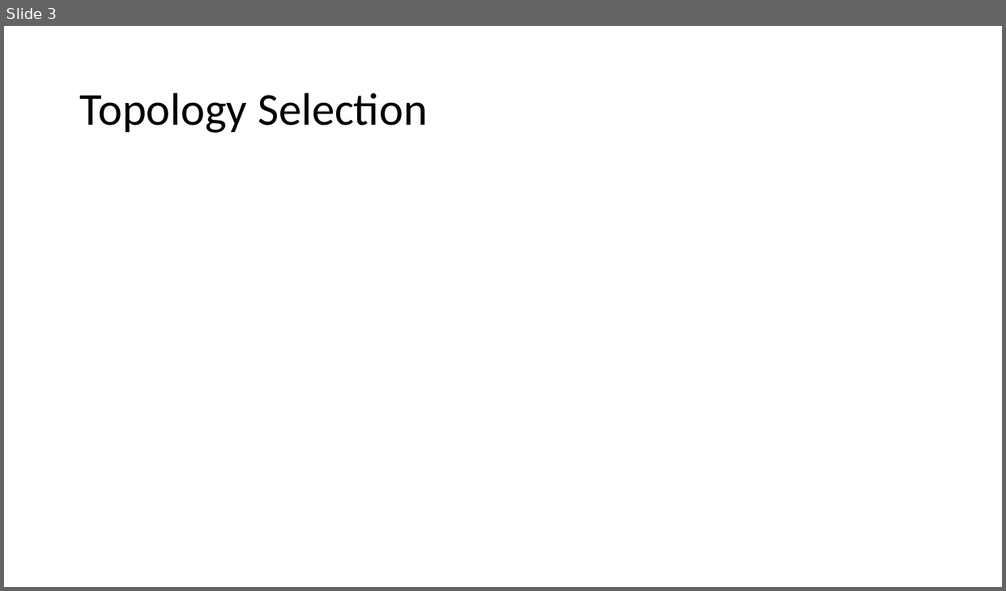
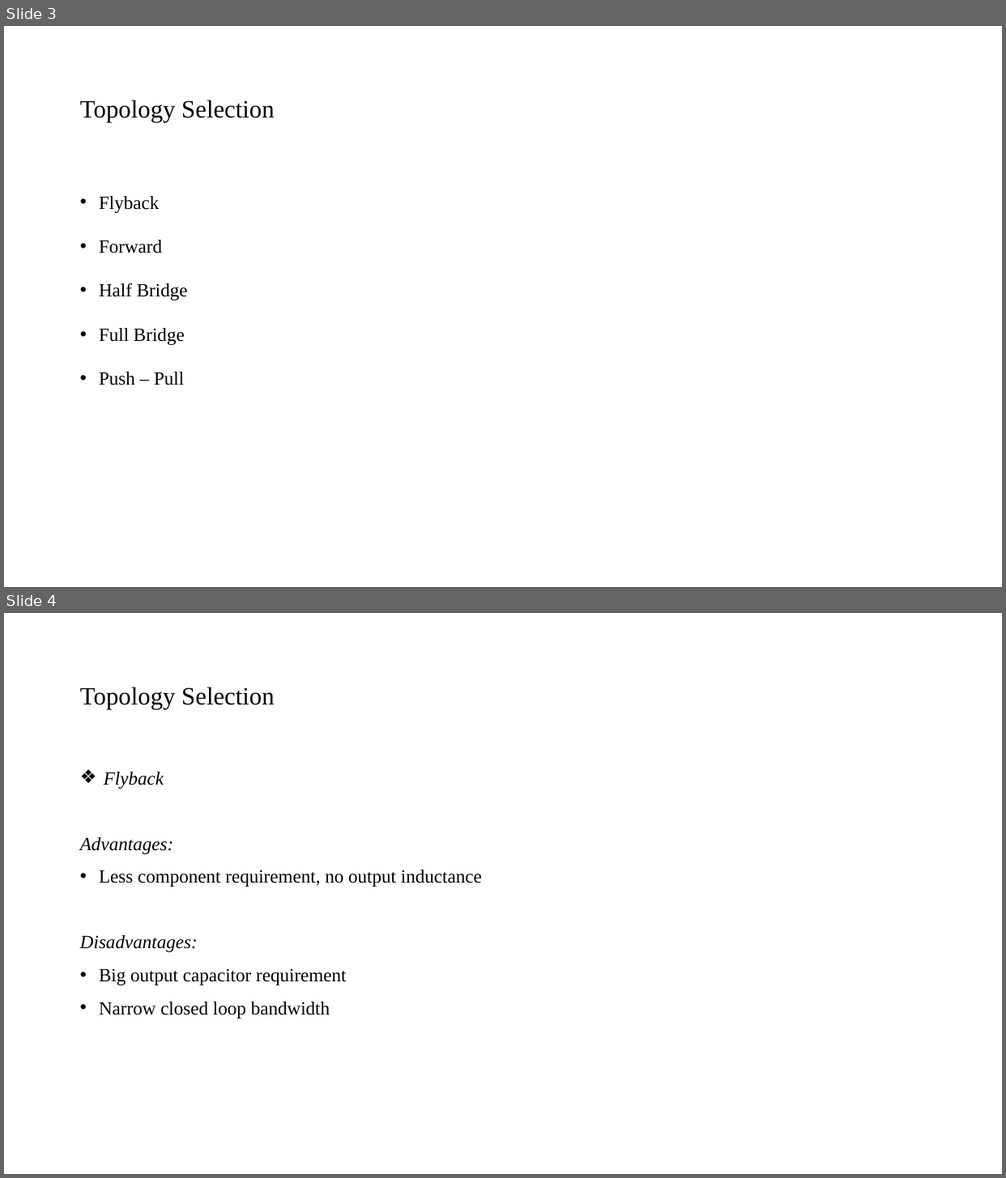
Before and after one commit to mustafayildz/EE464-Term-Project-, a slide deck: EE464_Proje_Sunu.pptx. Shown one above the other, each under a label of ours: slide 3 before the commit, slides 3 and 4 after it. The pictures are 1006x591 and 1006x1178 pixels, drawn with LibreOffice and Linux fonts; fonts in the diff are those of the drawing. Boxes give left, top, right and bottom in pixels: in the first picture for what was removed or moved away, otherwise in the second. Text is boxed around its words. In the diff, an @@ line names an element or a change of style, - is before the commit and + after.

```diff
--- a/EE464_Proje_Sunu.pptx
+++ b/EE464_Proje_Sunu.pptx
@@ slide 4 added at (4, 613, 1002, 1174), background #FFFFFF @@
@@ title added at (80, 687, 274, 709), 24 pt, text #000000 @@
+Topology Selection
@@ text added at (80, 772, 482, 1019), 18 pt, text #000000 @@
+❖ Flyback
+Advantages:
+• Less component requirement, no output inductance
+Disadvantages:
+• Big output capacitor requirement
+• Narrow closed loop bandwidth
@@ slide 3 changed as well @@
@@ title "Topology Selection" at (80, 100, 274, 122): size 44 to 24 pt, font Calibri to Times New Roman @@
@@ text added at (99, 196, 188, 386), 18 pt, text #000000 @@
+• Flyback
+• Forward
+• Half Bridge
+• Full Bridge
+• Push – Pull
```
Also in this commit, not shown: 16 other slides changed, 13 other slides added, 1 slide removed, 1 other file.
